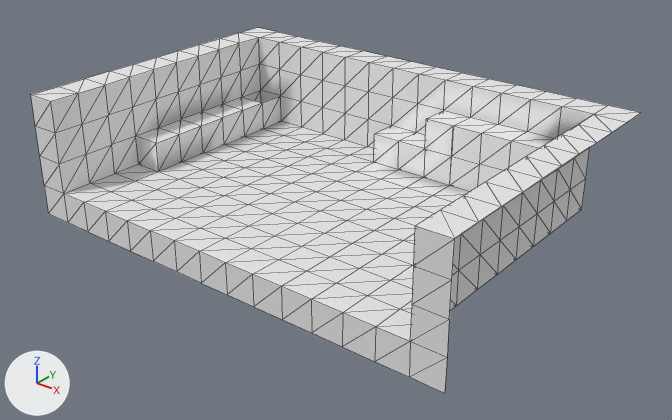
One commit to the OBJ model Models/Kitchen.obj: the scene before it, then after it.
Camera for both pictures: a 50 mm camera at (29.9, -40.4, 24.3) aimed at (-1.4, -1.3, 0.0). Lighting does not change. The marker at lower left points along +X, +Y and +Z. Mesh edges are drawn as thin lines. Where no turn or scale is listed for an object, it has been applied to the vertices.
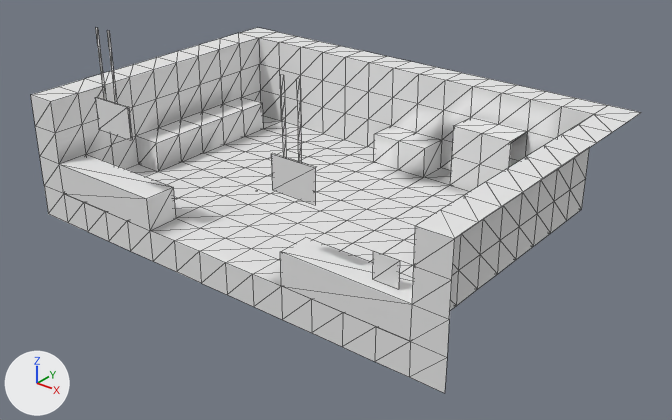
Where the change shows, as pixel boxes [x1, y1, x2, y2] in the pictures (672 x 420 px):
part 1 of me_default, built on
    before: [353, 110, 555, 254]
    after: [60, 28, 447, 341]
part 2 of me_default, deleted
    before: [262, 96, 281, 129]

Diff of the bpy script that builds the scene:
```diff
--- a/Models/Kitchen.obj.py
+++ b/Models/Kitchen.obj.py
@@ me_default @@
 # used by ob_default; location = (0.0, 0.0, 0.0)
 # verts and faces of me_default; kept vertices keep their numbers, new ones are numbered from 316
 # before: 42 (-14.0, 6.0, 2.0) at pixel (262, 102), 92 (-14.0, 6.0, 0.0) at pixel (263, 128), 116 (-14.0, 8.0, 0.0) at pixel (281, 121), 120 (-14.0, 8.0, 2.0) at pixel (280, 95)
-me_default.from_pydata(...)  # 316 vertices, 596 faces; spans x -18.0..12.0, y -10.0..15.6, z -2.0..6.0
+me_default.from_pydata(...)  # 380 vertices, 640 faces; spans x -18.0..12.0, y -14.9..15.6, z -2.0..11.6
+# me_default part 1
+# 3 vertices are removed from x 0.0..8.0, y 6.0, z 2.0..4.0
+# 20 faces are deleted
+# 2 vertices move from x 4.0, y -2.0..2.0, z 0.0 to x 4.0, y -1.9..2.1, z 0.0
+# 63 vertices are added at x -10.8..8.8, y -10.6..-8.0, z 2.0..11.6
+# 64 new faces join them
+# me_default part 2
+delete_faces([(42, 92, 120), (92, 116, 120)])
 me_default.materials.append(mat_2)
```
